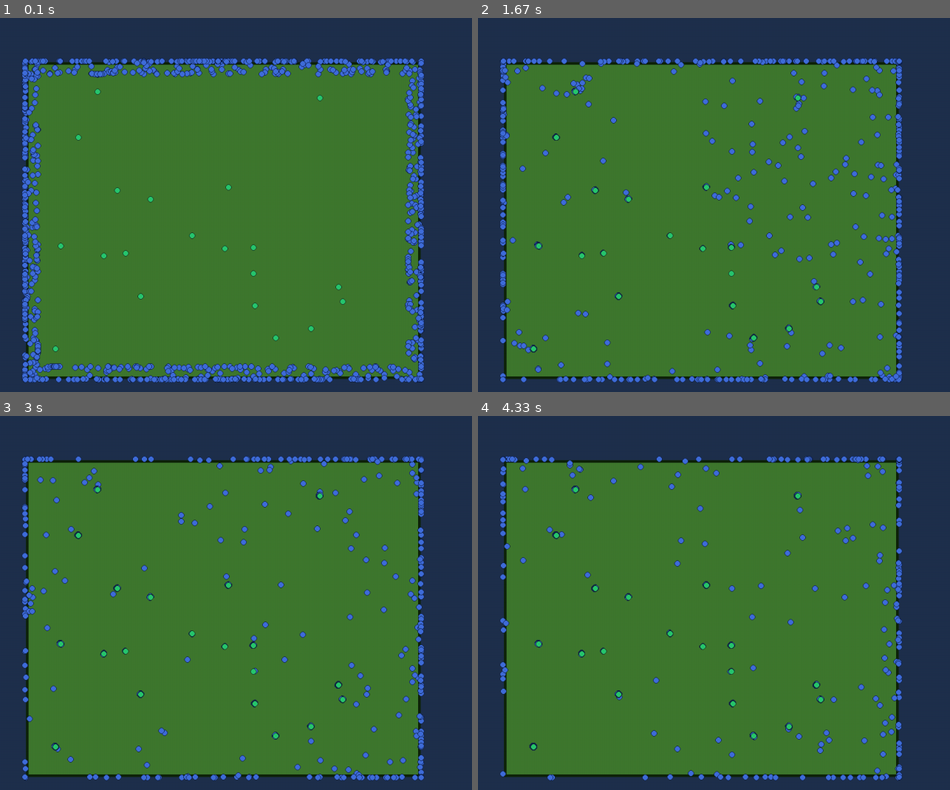
Above: before the commit, frames 1-4 (two rows, left to right).
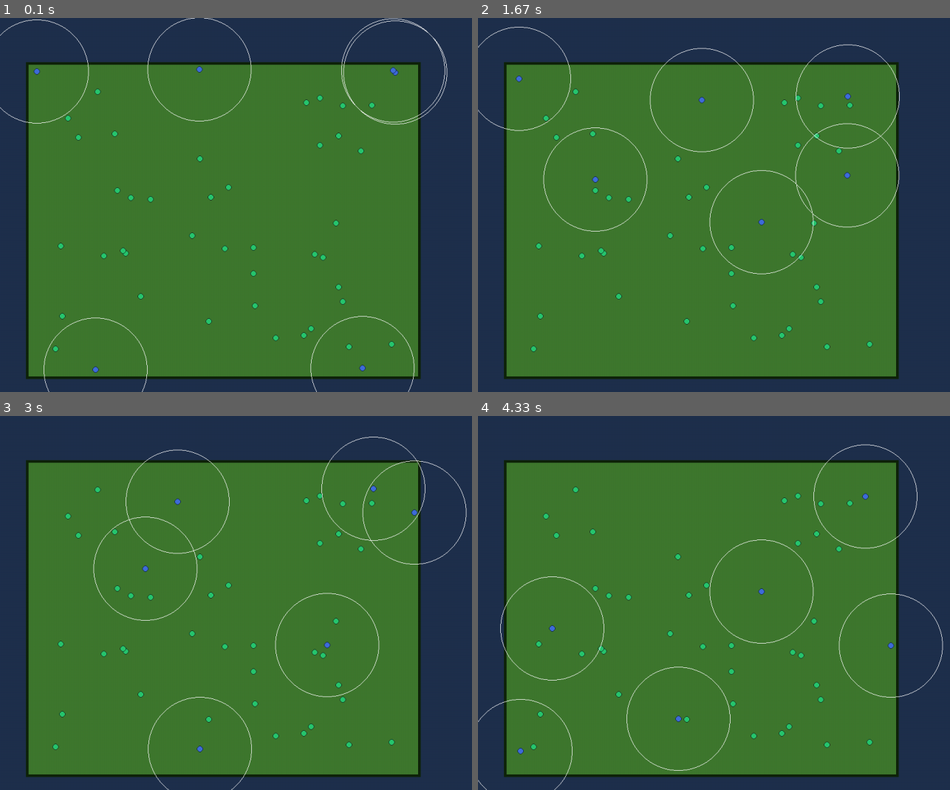
Above: after the commit, the same moments.

Repository: Quartef12345/Natural-Selection-Simulation
Game: pygame game, started from main.py
Two runs of this game, one before a commit and one after it. Both use one fixed random seed, a clock stepped at 60 frames per second and the inputs below.
Inputs:
- Up to frame 1 (0.1 s): no input
- Up to frame 2 (1.67 s): no input
- Up to frame 3 (3 s): no input
- Up to frame 4 (4.33 s): no input

The runs differ from the first frame. In frame 1, 9.9% of the frame differs, in the area x 0-95%, y 0-100%; in frame 2, 7.0%; in frame 3, 5.6%; in frame 4, 4.7%.

Commit message:
Bin can now eat fruits, and survive, they no longe get rubbed on the edges

Diff:
--- a/creatures.py
+++ b/creatures.py
@@ -49,18 +49,22 @@
         self.name = generateName()
     def reproduce():
         pass
+
     def move(self, bushes):
         #(x-h)^2+(y-k)^2 < r^2
         last_direction_magnitude = self.awareness
         closest_bush_vector = None
+        fruited_bush = None
 
         for bush in bushes:     #It checks every bush to find the closest withing range
-            if (bush.position[0] - self.position[0])**2 + (bush.position[1] - self.position[1])**2 < self.awareness**2: #Checks, using the circle equation if the bush is within awareness
-                direction_vector = (bush.position[0] - self.position[0], bush.position[1] - self.position[1]) #vector pointing at bush
-                direction_magnitude = math.sqrt(direction_vector[0]**2 + direction_vector[1]**2)
-                if abs(last_direction_magnitude) > abs(direction_magnitude):      #checks if its the current closest bush
-                    closest_bush_vector = direction_vector              #if it is, then it gives the crown to that bush
-                    last_direction_magnitude = direction_magnitude
+            if(bush.fruits > 0):
+                if (bush.position[0] - self.position[0])**2 + (bush.position[1] - self.position[1])**2 < self.awareness**2: #Checks, using the circle equation if the bush is within awareness
+                    direction_vector = (bush.position[0] - self.position[0], bush.position[1] - self.position[1]) #vector pointing at bush
+                    direction_magnitude = math.sqrt(direction_vector[0]**2 + direction_vector[1]**2)
+                    if abs(last_direction_magnitude) > abs(direction_magnitude):      #checks if its the current closest bush
+                        closest_bush_vector = direction_vector              #if it is, then it gives the crown to that bush
+                        last_direction_magnitude = direction_magnitude
+                        fruited_bush = bush
 
 
         if(closest_bush_vector == None): #if it didnt find bushes, give a random direction(subject to change)
@@ -74,18 +78,49 @@
 
         self.direction = closest_bush_vector
         self.position = (self.direction[0] * self.speed + self.position[0], self.direction[1] * self.speed + self.position[1])
-        self.energy -= (self.speed ^ 2) * state.dt
+        self.energy -= (self.speed**2) * state.dt
+
+        self.checkBorders()
+
+        if fruited_bush != None:
+            if ((fruited_bush.position[0]  > self.position[0] - 3) and (fruited_bush.position[0]  < self.position[0] + 3)) and ((fruited_bush.position[1]  > self.position[1] - 3) and (fruited_bush.position[1]  < self.position[1] + 3)):
+                fruited_bush.fruits -= 1
+                self.energy += 50
+
+
+
+
     def randomDirection(self):                  #If boring timer is 0, then the bin changes it direction for a random peridof of time, unitl it gets bored again
+        if (self.position[0] < 10
+        or self.position[0] > state.GRID_WIDTH - 10
+        or self.position[1] < 10
+        or self.position[1] > state.GRID_HEIGTH - 10):
+            self.boring_timer = 0
+
         if self.boring_timer <= 0:
-            random_direction = (random.randrange(-100,100) + self.direction[0], random.randrange(-100,100) + self.direction[1])
+            if self.position[0] < state.GRID_X + 30:
+                x = abs(random.randrange(-100,100))
+            elif self.position[0] > state.GRID_WIDTH - 30:
+                x = -abs(random.randrange(-100,100))
+            else:
+                x = random.randrange(-100,100)
+
+            if self.position[1] < state.GRID_Y + 30:
+                y = abs(random.randrange(-100,100))
+            elif self.position[1] > state.GRID_HEIGTH - 30:
+                y = -abs(random.randrange(-100,100))
+            else:
+                y = random.randrange(-100,100)
+
+            random_direction = ( x + self.direction[0], y + self.direction[1])
             self.boring_timer = random.uniform(self.min_boring_timer, self.max_boring_timer)
         else:
             self.boring_timer -= state.dt           #while traveling one way, the direction gets small fluctuations because it looks better
             random_direction = (self.direction[0] + random.uniform(-0.1, 0.1), self.direction[1] + random.uniform(-0.1, 0.1))
 
-        self.checkBorders()
 
         return random_direction
+
     def checkBorders(self):                                         #Makes bin stay in the border, and not pass trougth it
         if self.position[0] <= 0:
             self.position = (0, self.position[1])
--- a/main.py
+++ b/main.py
@@ -56,12 +56,11 @@
 
 
     creatures.bushesTick(creatures.bush_array)
-
     creatures.binTick(creatures.bins_array, creatures.bush_array)
 
+    render.drawScreen(state.GRID_SIZE, screen)
 
-
-    render.drawScreen(state.GRID_SIZE, screen)
+    bin = creatures.bins_array[0]
 
 
     # flip() the display to put your work on screen
--- a/render.py
+++ b/render.py
@@ -20,6 +20,7 @@
     for bush in bushes:
         renderBush(bush, grid_size, surface)
         renderFruits(bush, grid_size, surface)
+    renderUtilities(bins, bushes, grid_size, surface)
 
 
 
@@ -38,6 +39,11 @@
     pygame.draw.circle(surface, "#123020", (grid[0] + bush.position[0], grid[1] + bush.position[1]), bush_radius)#outline
     pygame.draw.circle(surface, "#28c76f", (grid[0] + bush.position[0], grid[1] + bush.position[1]), bush_radius*0.9)#center
 
+def renderUtilities(bins, bushes, grid, surface):
+    if state.RENDER_AWARENESS:
+        for bin in bins:
+            pygame.draw.circle(surface, "#FFFFFF", (grid[0] + bin.position[0], grid[1] + bin.position[1]), state.STARTING_AWARENESS, 1)
+
 def renderFruits(bush, grid, surface):
     i = 0
     while i < bush.fruits:
--- a/state.py
+++ b/state.py
@@ -8,6 +8,8 @@
 GRID_HEIGTH = 610
 GRID_SIZE = (GRID_X, GRID_Y, GRID_WIDTH, GRID_HEIGTH)
 
+#Render Options
+RENDER_AWARENESS = True
 
 #bush constants
 BUSH_RADIUS = 6
@@ -55,16 +57,16 @@
 BIN_RADIUS = 6
 
 STARTING_SPEED = 2
-STARTING_AWARENESS = 60
+STARTING_AWARENESS = 100
 MIN_BORING_TIMER = 1
 MAX_BORING_TIMER = 3
 
 
-STARTING_ENERGY  = 100
+STARTING_ENERGY  = 400
 MUTATION_CHANCE = 0.01
 MUTATION_INTENSITY = 2
 REPRODUCTION_THRESHOLD = 500
 
 #Simulation Constants
-BUSH_AMOUNT = 20
-STARTING_BIN_AMOUNT = 1000
+BUSH_AMOUNT = 40
+STARTING_BIN_AMOUNT = 6
